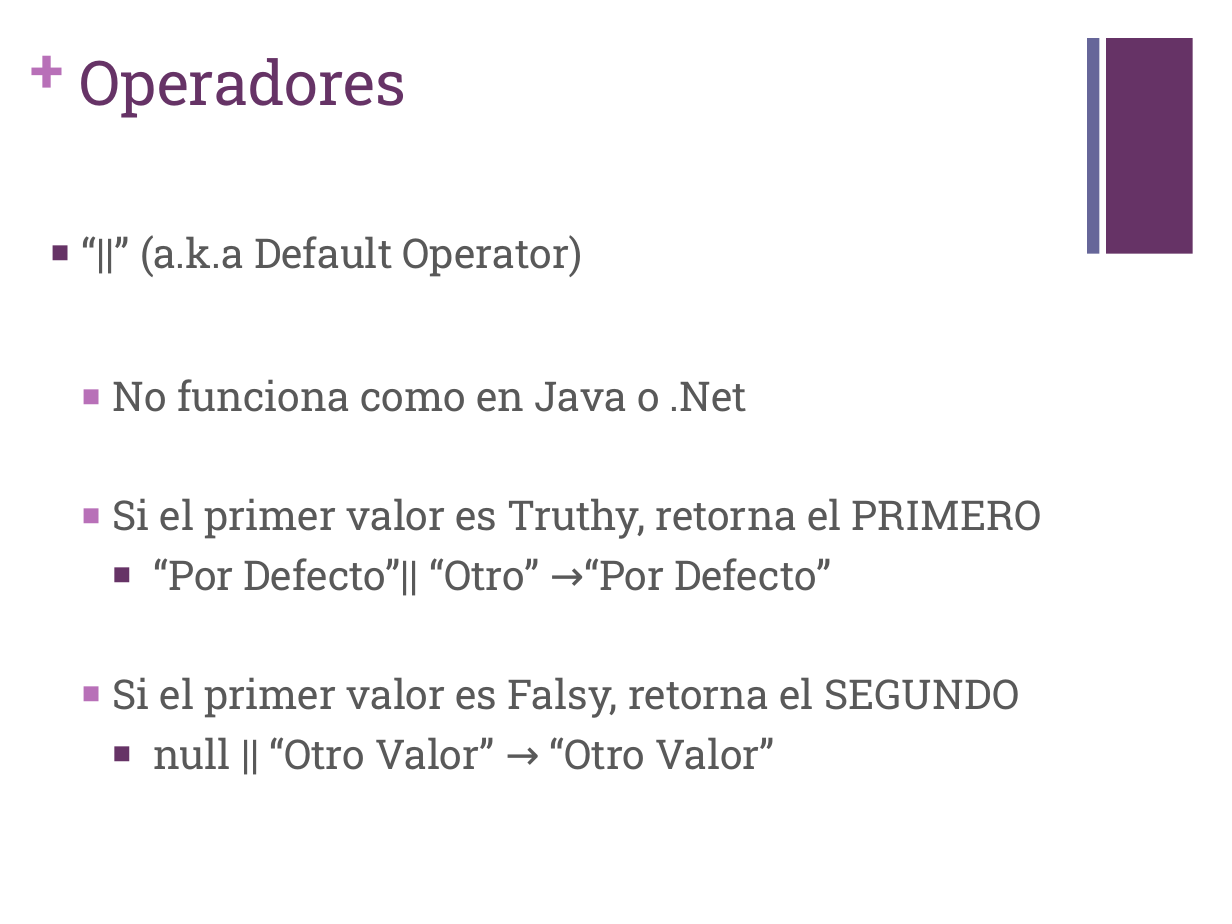
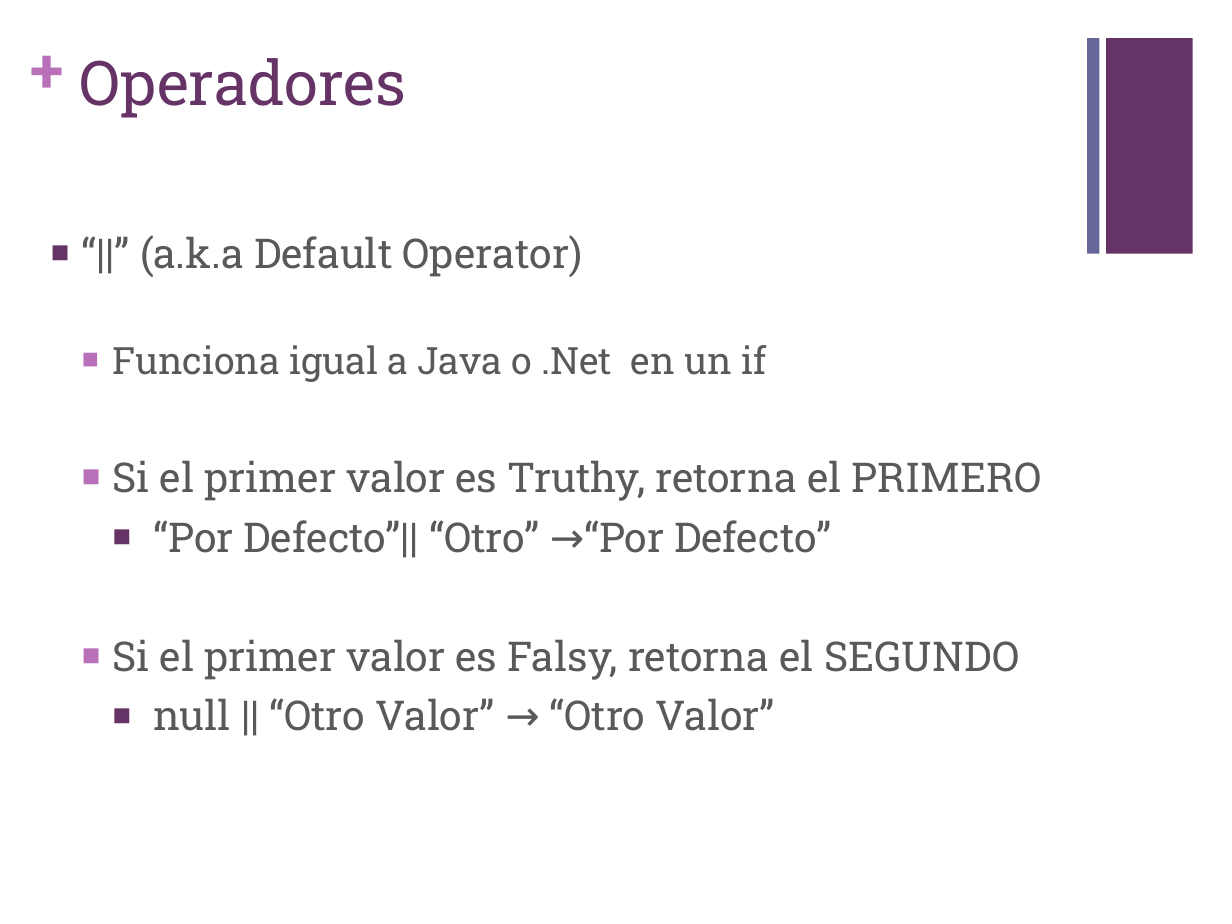
Before and after one commit to v1ct0rv/TallerJavascript, a slide deck: slide 14 of 02-Introduccion-Javascript/Javascript101.pptx. Drawn at 1232x924 pixels with LibreOffice and Linux fonts; fonts in the diff are those of the drawing. Boxes give left, top, right and bottom in pixels: in the first picture for what was removed or moved away, otherwise in the second. Text is boxed around its words. In the diff, an @@ line names an element or a change of style, - is before the commit and + after.

```diff
--- a/02-Introduccion-Javascript/Javascript101.pptx
+++ b/02-Introduccion-Javascript/Javascript101.pptx
@@ text at [113, 345, 766, 382]: text changed; size 24 to 22 pt @@
-  ■ No funciona como en Java o .Net
+  ■ Funciona igual a Java o .Net en un if
```
Also in this commit, not shown: 3 other slides changed, 2 other files.
